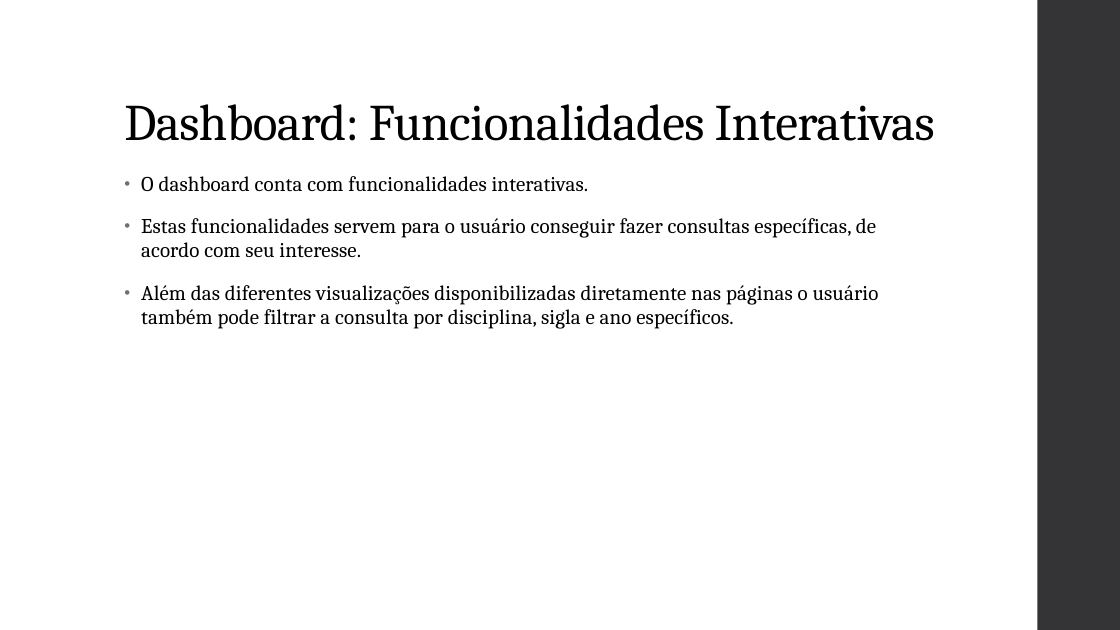
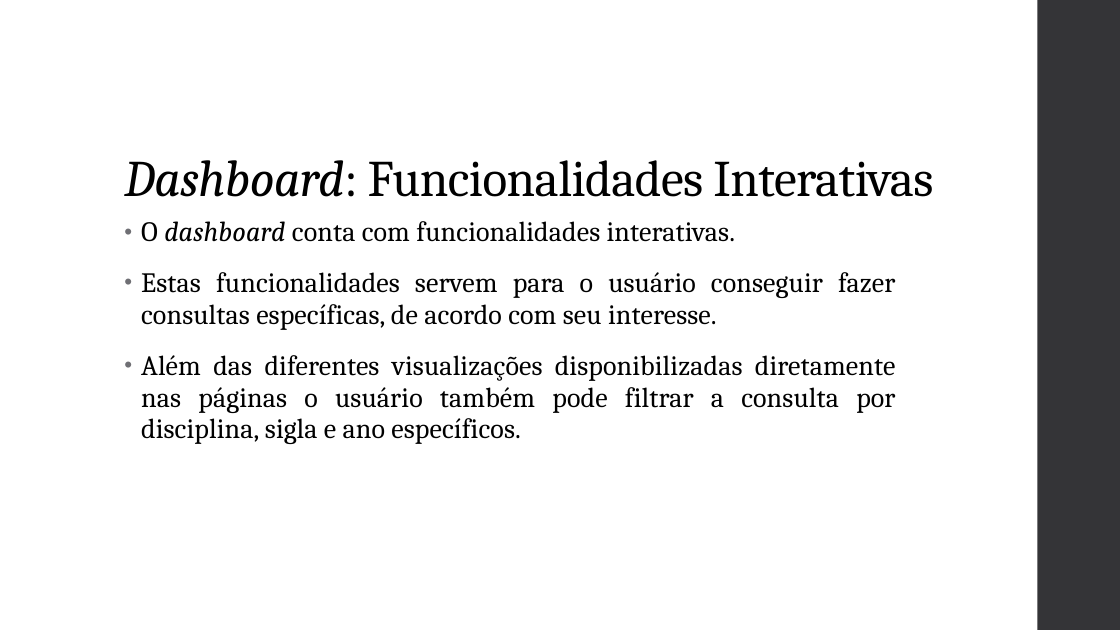
Before and after one commit to gvheisler/dashboard-disciplinas, a slide deck: slide 8 of presentation/presentation.pptx (slide 6 before the commit). Drawn at 1120x630 pixels with LibreOffice and Linux fonts; fonts in the diff are those of the drawing. Boxes give left, top, right and bottom in pixels: in the first picture for what was removed or moved away, otherwise in the second. Text is boxed around its words. In the diff, an @@ line names an element or a change of style, - is before the commit and + after.

```diff
--- a/presentation/presentation.pptx
+++ b/presentation/presentation.pptx
@@ title "Dashboard: Funcionalidades Interativas": place and size @@
-title "Dashboard: Funcionalidades Interativas" at (124,104,935,141)
+title "Dashboard: Funcionalidades Interativas" at (124,160,933,197)
@@ title "Dashboard: Funcionalidades Interativas" at (124,160,933,197): italic on in "Dashboard:" @@
@@ text "O dashboard conta com funcionalidades ...": place and size @@
-text "O dashboard conta com funcionalidades ..." at (141,176,879,329)
+text "O dashboard conta com funcionalidades ..." at (141,221,896,444)
@@ text "O dashboard conta com funcionalidades ..." at (141,221,896,444): size 18 to 24 pt; italic on in "dashboard"; alignment left to justified @@
```
Also in this commit, not shown: 6 other slides changed, 2 slides added, 3 slides removed, 1 other file.
